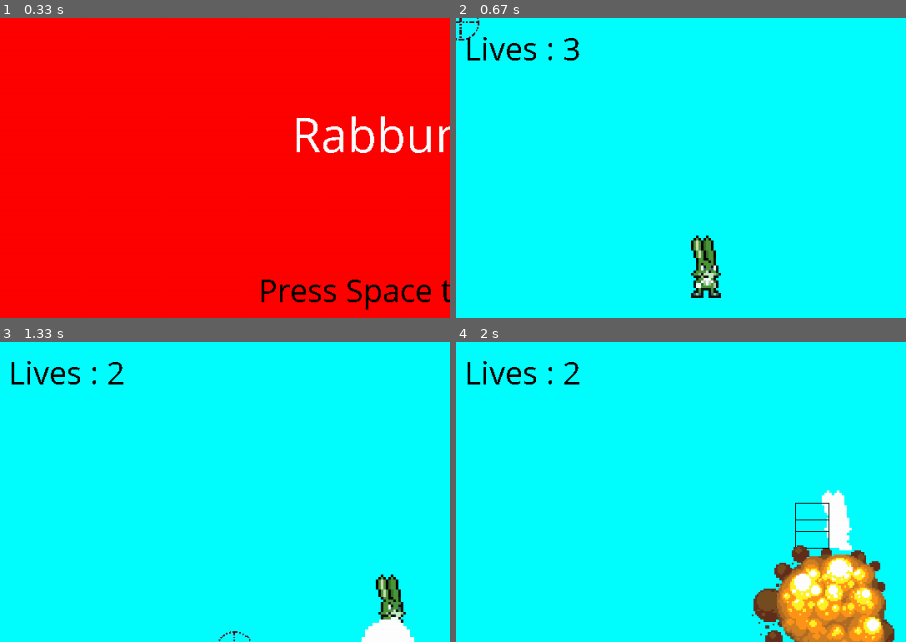
Above: before the commit, frames 1-4 (two rows, left to right).
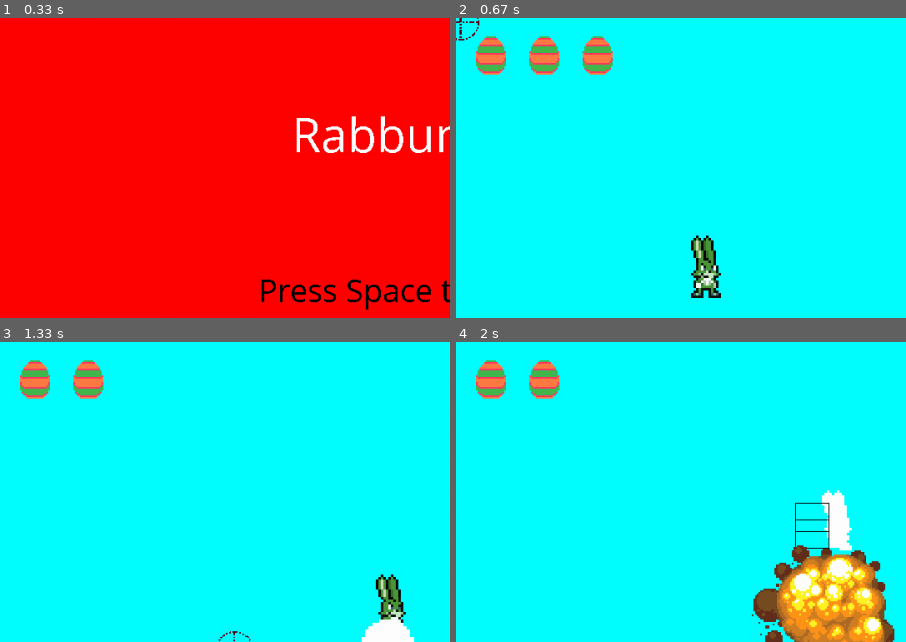
Above: after the commit, the same moments.

Repository: dadato2/Rabbunies---Assignment-Game
Game: pygame game, started from main.py
Two runs of this game, one before a commit and one after it. Both use one fixed random seed, a clock stepped at 60 frames per second and the inputs below.
Inputs (mouse positions are % of the whole screen's width and height, from its top left):
- Up to frame 1 (0.33 s): no input
- Up to frame 2 (0.67 s): tap Space at 0.33 s
- Up to frame 3 (1.33 s): hold D 0.67-1.13 s; move the mouse to (46, 54) at 0.7 s; click (26, 51) at 1.22 s
- Up to frame 4 (2 s): hold W 1.5-1.8 s; click (60, 72) at 1.58 s; hold D from 1.83 s (still down); click (19, 73) at 1.92 s
The pictures show only the part of the screen within x 0-50%, y 0-50%; the shares and areas given below are measured in that part.

Frame 1 is identical in both runs. In frame 2, 2.6% of the frame differs, in the area x 2-35%, y 6-19%; in frame 3, 1.8%; in frame 4, 1.8%.

Commit message:
added ui object class

Diff:
--- a/ExtClasses.py
+++ b/ExtClasses.py
@@ -53,7 +53,7 @@
     caption = "Rabbunnies: The element of explode!"
     iconImage = "icon.png"
 
-    debugMessage = "Hello"
+    debugMessage = ""
 
     playerWidth = 56
     playerHeight = 66
@@ -65,6 +65,7 @@
     listOfBombs = []
     listOfExplosions = []
     listOfEnemies = []
+    listUI =[]
 
 class Time:
     deltaTime = 0.0
--- /dev/null
+++ b/UI_Health.py
@@ -0,0 +1,17 @@
+from UI_Object import *
+
+egg_x, egg_y = 64, 64
+
+egg_1 = pygame.image.load("assets/egg1.png")
+egg_1 = pygame.transform.scale(egg_1, (egg_x, egg_y))
+
+class UI_Health(UI_Object):
+    def __init__(self):
+        self.xpos = 10
+        self.ypos = 10
+        self.layer = 0
+        self.image = egg_1.convert()
+
+    def draw(self, screen):
+        for eggs in range(0, Global.player.Health):
+            screen.blit(self.image, (self.xpos + egg_x * eggs, self.ypos))
--- /dev/null
+++ b/UI_Object.py
@@ -0,0 +1,14 @@
+from ExtClasses import *
+
+class UI_Object():
+    def __init__(self):
+        self.xpos = None
+        self.ypos = None
+        self.image = None
+        self.layer = 0
+
+    def update(self):
+        pass
+
+    def draw(self, screen):
+        screen.blit(self.image, (self.xpos,self.ypos))
--- a/main.py
+++ b/main.py
@@ -5,6 +5,7 @@
 from Player import *
 from Enemy_Variants import *
 from Bomb import *
+from UI_Health import UI_Health
 from ScreenControl import ScreenController
 
 pygame.init()
@@ -23,6 +24,8 @@
 ObjectLists.listAllObjects.append(player)
 crosshair = Crosshair()
 ObjectLists.listAllObjects.append(crosshair)
+healthUI = UI_Health()
+ObjectLists.listUI.append(healthUI)
 
 while True:     # T I T L E   S C R E E N
     time.tick(Constants.fps)
@@ -55,8 +58,8 @@
 
     if player.Health <= 0:
         Debug.Log("Game Over")
-    else:
-        Debug.Log("Lives : " + str(player.Health))
+    # else:
+        # Debug.Log("Lives : " + str(player.Health))
 
     ObjectLists.listAllObjects.sort(key=operator.attrgetter('order'))
     screen.fill(Colors.cyan)
@@ -64,6 +67,9 @@
     for gameObject in ObjectLists.listAllObjects:
         gameObject.update()
         gameObject.draw(screen)
+    for ui_object in ObjectLists.listUI:
+        ui_object.update()
+        ui_object.draw(screen)
 
     if len(ObjectLists.listOfEnemies) <= 0:
         for times in range(0, random.randrange(1, 4)):
Binary file added: assets/egg.png
Binary file added: assets/egg1.png
Not shown, added: StartGame.bat
